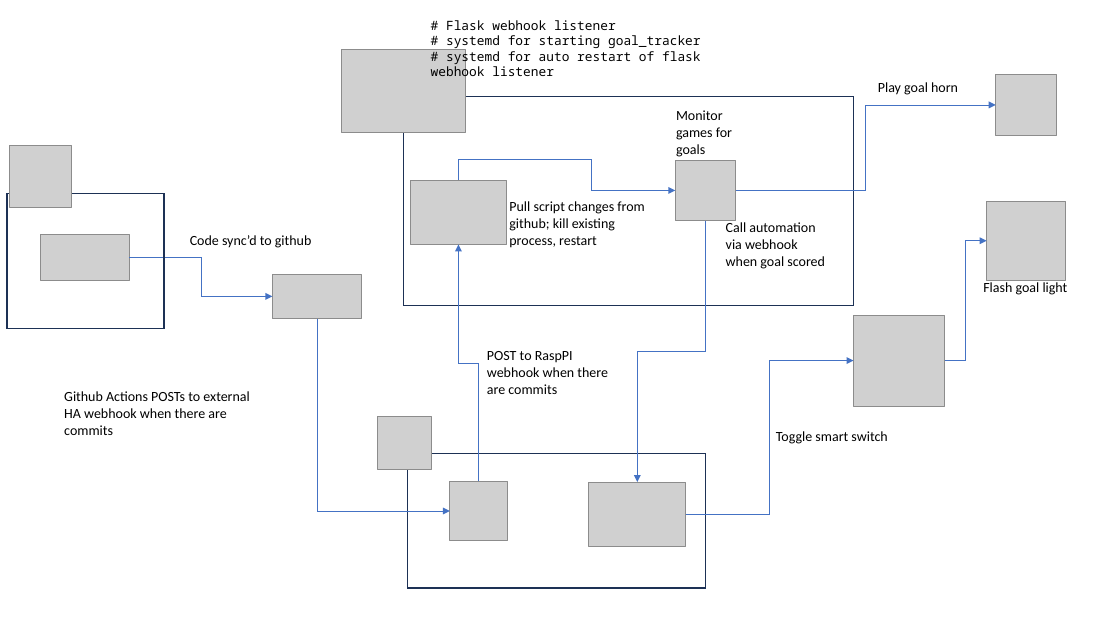
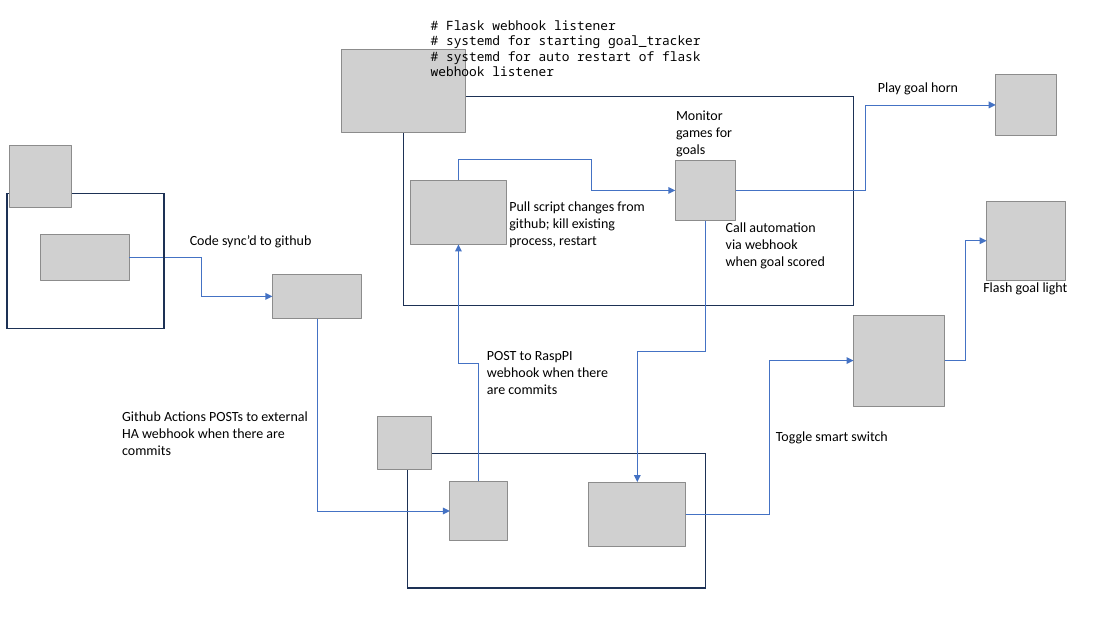
Before and after one commit to gitHubUser82892/leafs-goal-light, a slide deck: slide 1 of Flow diagram.pptx. Drawn at 1120x630 pixels with LibreOffice and Linux fonts; fonts in the diff are those of the drawing; grey boxes stand for pictures. Boxes give left, top, right and bottom in pixels: in the first picture for what was removed or moved away, otherwise in the second. Text is boxed around its words. In the diff, an @@ line names an element or a change of style, - is before the commit and + after.

```diff
--- a/Flow diagram.pptx
+++ b/Flow diagram.pptx
@@ text "Github Actions POSTs to external ...": place and size @@
-text "Github Actions POSTs to external ..." at box(64, 391, 249, 435)
+text "Github Actions POSTs to external ..." at box(122, 411, 307, 455)
```
Also in this commit, not shown: 1 other file.
